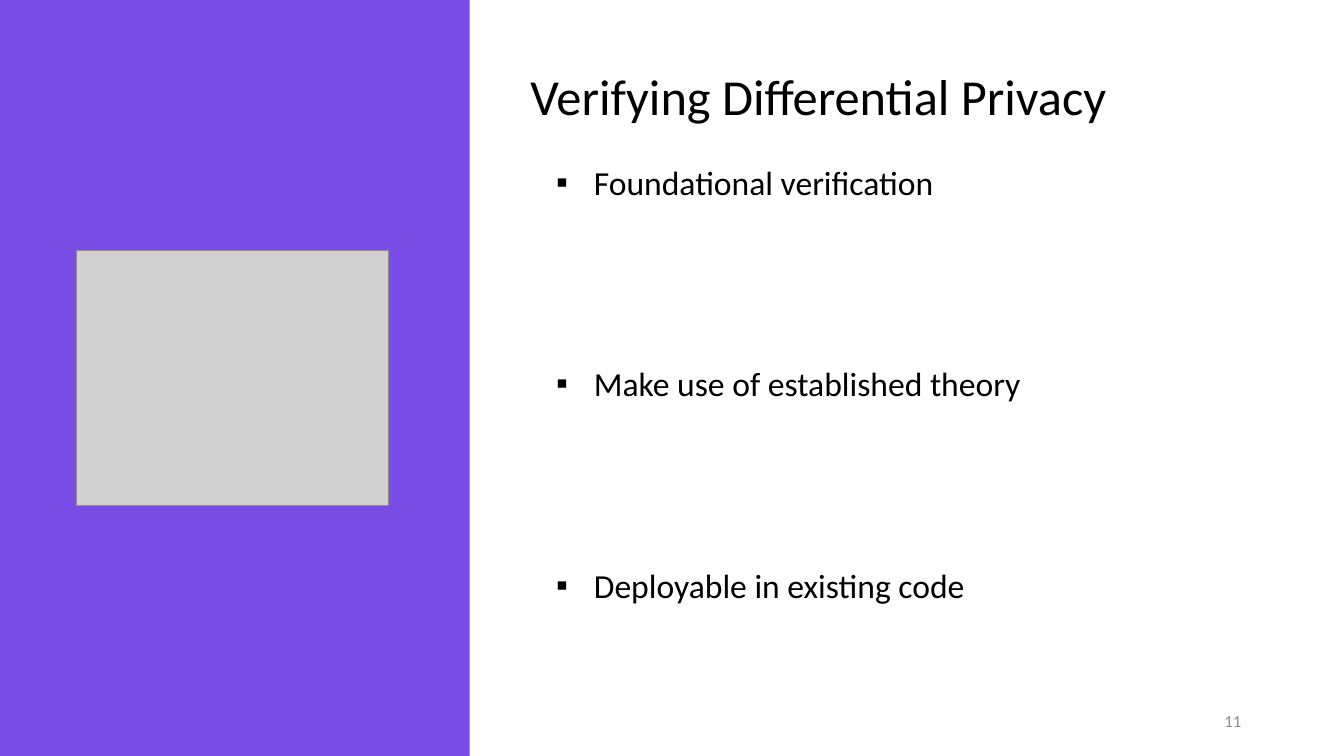
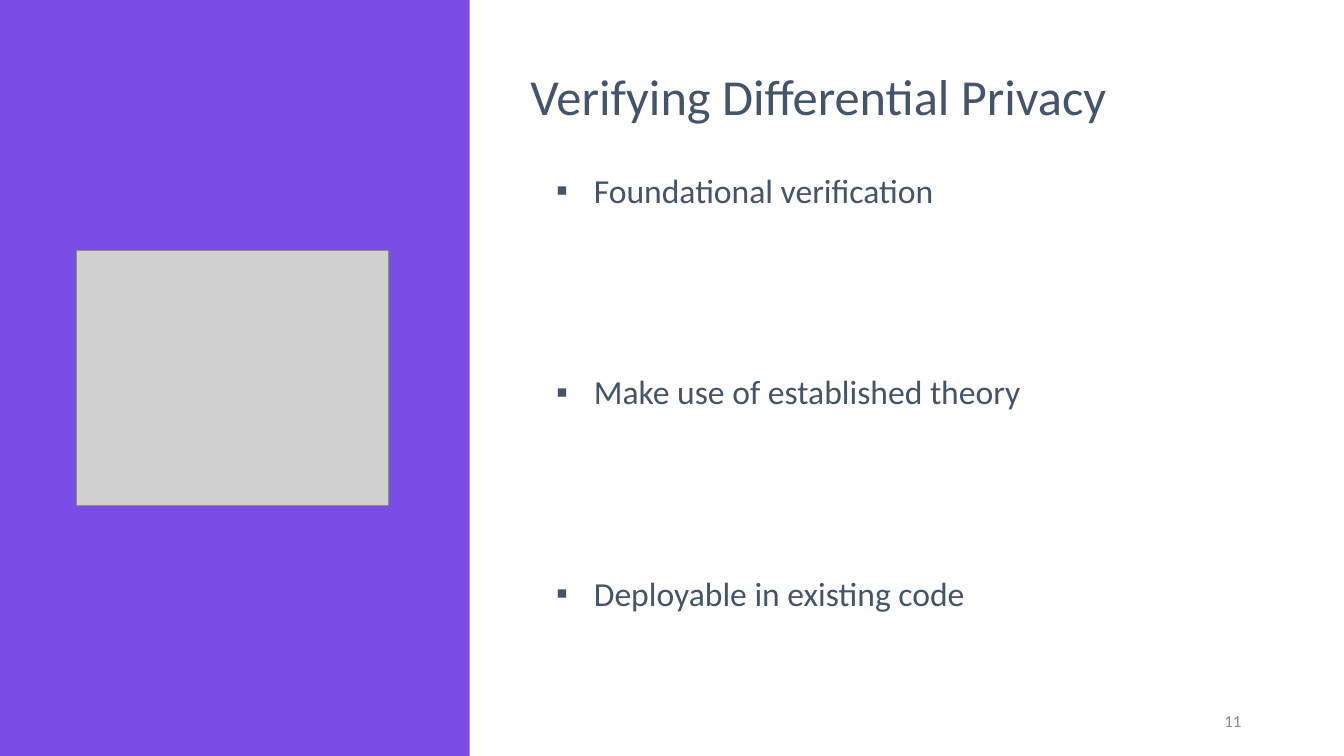
Before and after one commit to markusdemedeiros/markusdemedeiros.github.io, a slide deck: slide 11 of PLDI25 SampCert.pptx. Drawn at 1344x756 pixels with LibreOffice and Linux fonts; fonts in the diff are those of the drawing; grey boxes stand for pictures; background and template pictures are left out. Boxes give left, top, right and bottom in pixels: in the first picture for what was removed or moved away, otherwise in the second. Text is boxed around its words. In the diff, an @@ line names an element or a change of style, - is before the commit and + after.

```diff
--- a/PLDI25 SampCert.pptx
+++ b/PLDI25 SampCert.pptx
@@ text "Verifying Differential Privacy" at bbox=[530, 80, 1106, 124]: text colour #000000 to #44546A @@
@@ text "Foundational verification" at bbox=[594, 179, 1020, 612]: text colour #000000 to #44546A @@
@@ text "Foundational verification": place and size @@
-text "Foundational verification" at bbox=[594, 171, 1020, 604]
+text "Foundational verification" at bbox=[594, 179, 1020, 612]
```
Also in this commit, not shown: 44 other slides changed, 1 slide added.
